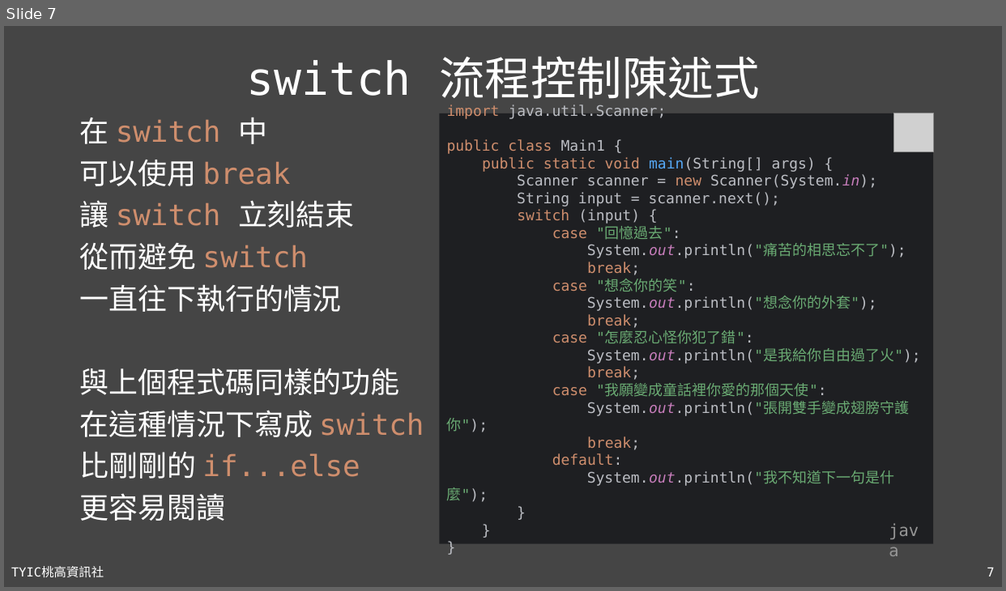
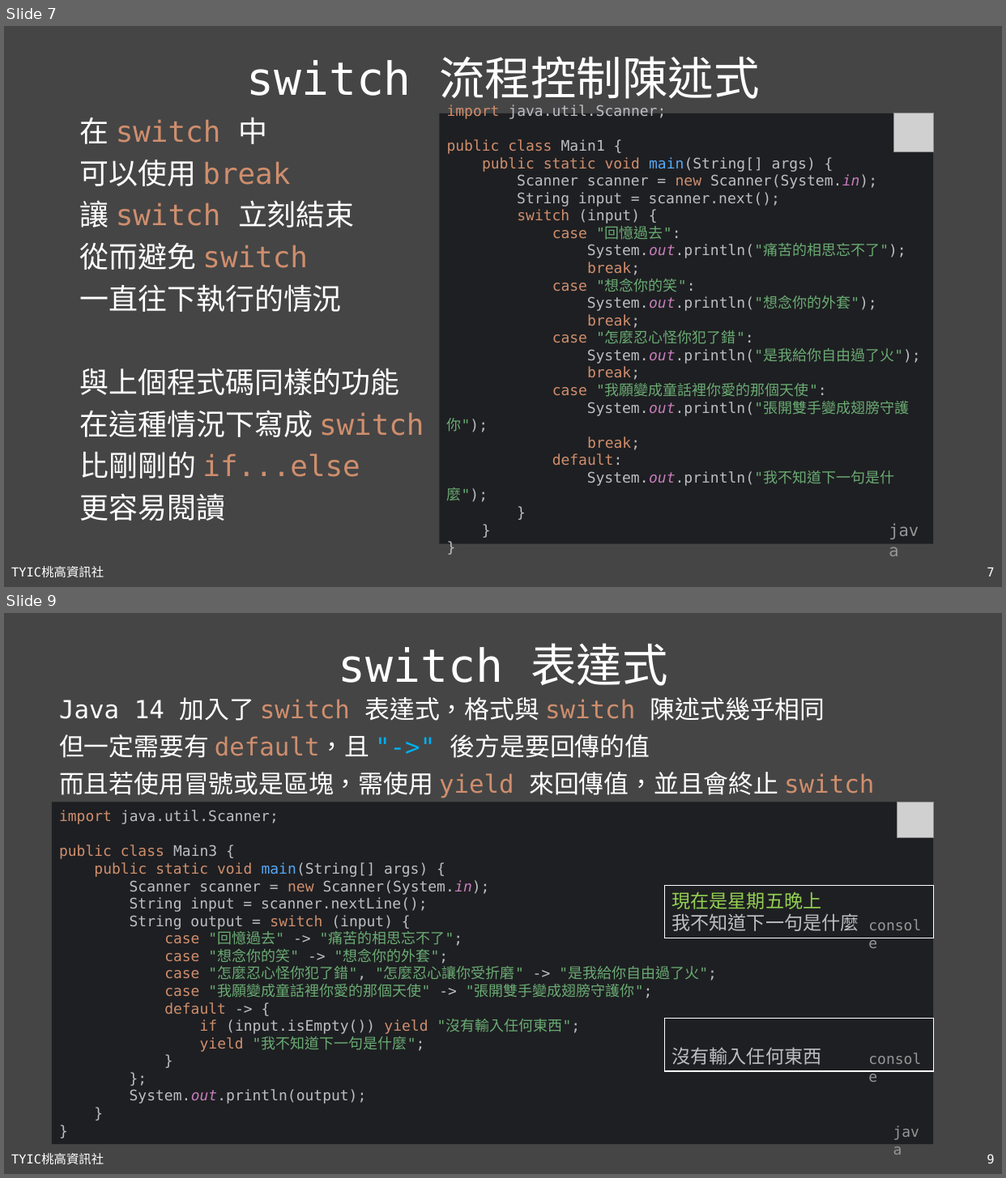
Before and after one commit to TYSHIC/slides, a slide deck: powerpoint/06_流程控制.pptx. Shown one above the other, each under a label of ours: slide 7 before the commit, slides 7 and 9 after it; the slides between them are not shown. The pictures are 1006x591 and 1006x1178 pixels, drawn with LibreOffice and Linux fonts; fonts in the diff are those of the drawing; grey boxes stand for pictures. Boxes give left, top, right and bottom in pixels: in the first picture for what was removed or moved away, otherwise in the second. Text is boxed around its words. In the diff, an @@ line names an element or a change of style, - is before the commit and + after.

Commit message:
06_switch

```diff
--- a/powerpoint/06_流程控制.pptx
+++ b/powerpoint/06_流程控制.pptx
@@ slide 9 added at [4, 613, 1002, 1174], background #454545; not listed: 2 template elements that a slide beside it also shows @@
@@ title added at [338, 643, 667, 686], 44 pt, text #FFFFFF @@
+switch 表達式
@@ text added at [59, 697, 874, 798], 24 pt, text #FFFFFF @@
+Java 14 加入了 switch 表達式，格式與 switch 陳述式幾乎相同
+但一定需要有 default，且 "->" 後方是要回傳的值
+而且若使用冒號或是區塊，需使用 yield 來回傳值，並且會終止 switch
@@ rectangle added at [52, 802, 934, 1144], fill #1E1F22, 14 pt, text #BCBEC4 @@
+import java.util.Scanner;
+public class Main3 {
+public static void main(String[] args) {
+Scanner scanner = new Scanner(System.in);
+String input = scanner.nextLine();
+String output = switch (input) {
+case "回憶過去" -> "痛苦的相思忘不了";
+case "想念你的笑" -> "想念你的外套";
+case "怎麼忍心怪你犯了錯", "怎麼忍心讓你受折磨" -> "是我給你自由過了火";
+case "我願變成童話裡你愛的那個天使" -> "張開雙手變成翅膀守護你";
+default -> {
+if (input.isEmpty()) yield "沒有輸入任何東西";
+yield "我不知道下一句是什麼";
+}
+};
+System.out.println(output);
+}
+}
@@ picture added at [897, 802, 934, 837] @@
@@ rectangle added at [664, 885, 933, 939], fill #1E1F22, outline #FFFFFF 1 pt, 18 pt, text #BCBEC4 @@
+現在是星期五晚上
+我不知道下一句是什麼
@@ text added at [861, 914, 933, 939], 14 pt, text #969696 @@
+console
@@ rectangle added at [664, 1019, 933, 1072], fill #1E1F22, outline #FFFFFF 1 pt, 18 pt, text #BCBEC4 @@
+沒有輸入任何東西
@@ text added at [861, 1046, 933, 1072], 14 pt, text #969696 @@
+console
@@ text added at [886, 1120, 934, 1145], 14 pt, text #969696 @@
+java
```
Also in this commit, not shown: 2 slides changed, 1 other slide added, 2 other files.
